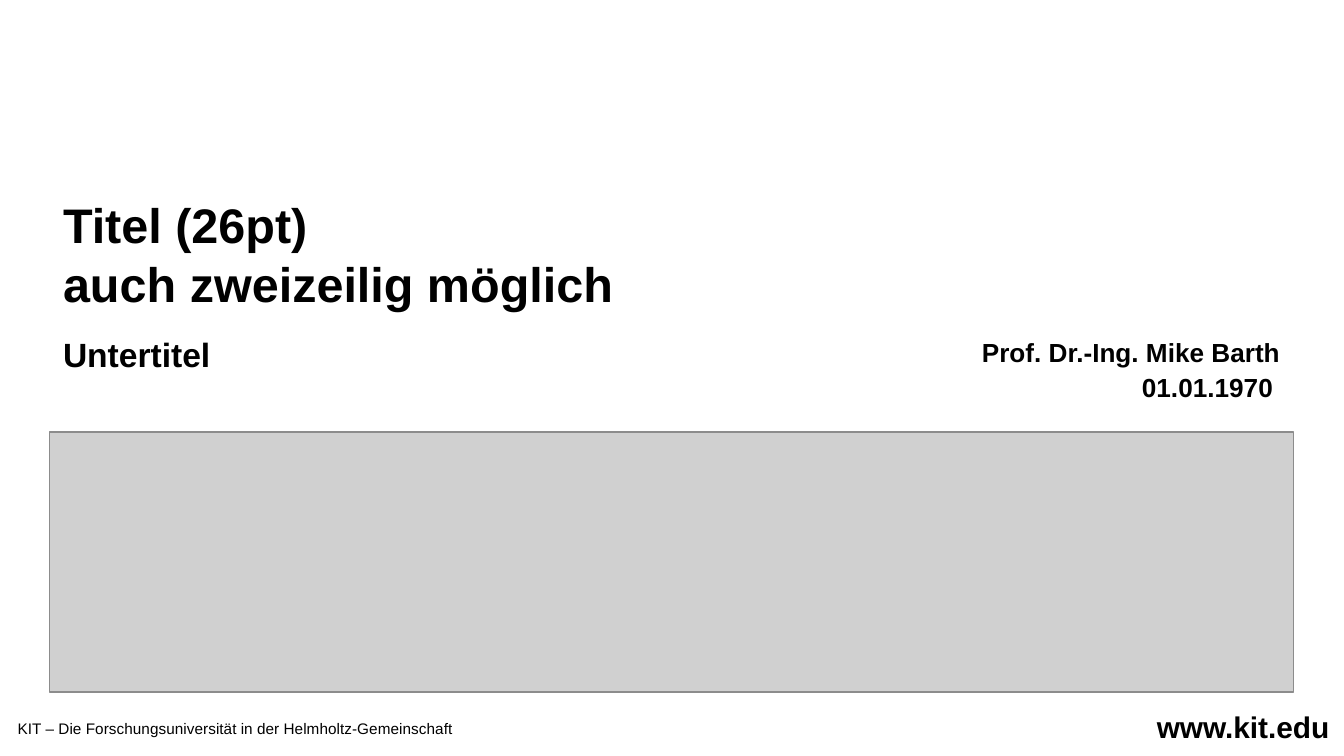
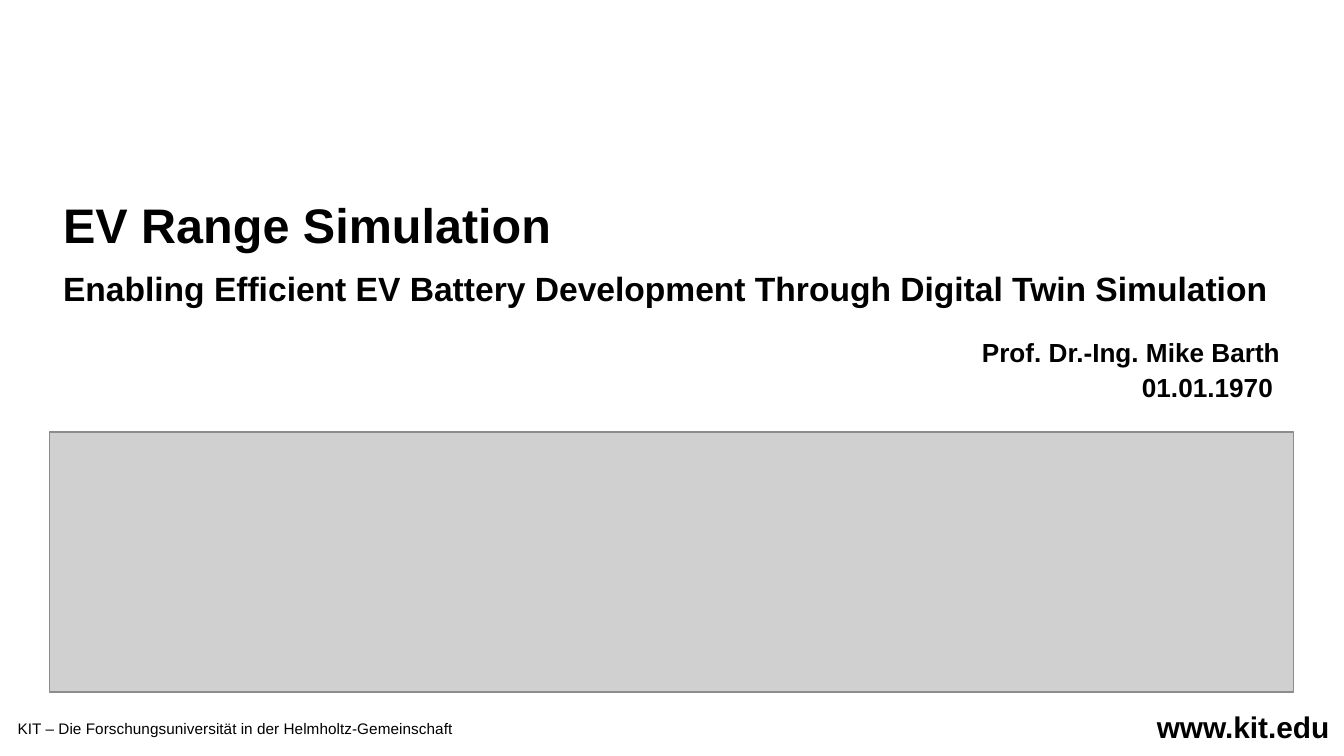
Before and after one commit to Coraku/Digital-Twin, a slide deck: slide 1 of Slides.pptx. Drawn at 1344x756 pixels with LibreOffice and Linux fonts; fonts in the diff are those of the drawing; grey boxes stand for pictures; background and template pictures are left out. Boxes give left, top, right and bottom in pixels: in the first picture for what was removed or moved away, otherwise in the second. Text is boxed around its words. In the diff, an @@ line names an element or a change of style, - is before the commit and + after.

Commit message:
Poster and slide

```diff
--- a/Slides.pptx
+++ b/Slides.pptx
@@ text at [63, 208, 551, 252]: text changed @@
-Titel (26pt)
-auch zweizeilig möglich
+EV Range Simulation
@@ text added at [63, 276, 1267, 307], 18 pt, text #000000, bold @@
+Enabling Efficient EV Battery Development Through Digital Twin Simulation
@@ text removed at [63, 342, 210, 368] @@
-Untertitel
```
Also in this commit, not shown: 3 other slides changed, 3 slides added, 3 other files.
